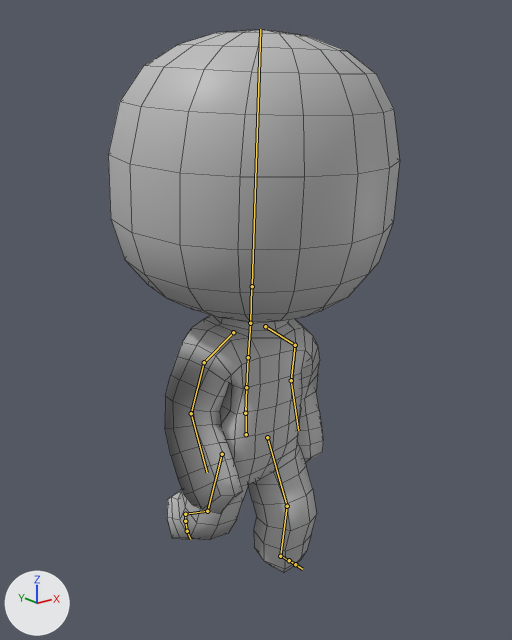
The FBX model Editor/IKRig/WalkingShortStep.fbx: old version first, new version second.
One viewpoint serves both versions: a 50 mm lens placed at (-2.61, -3.38, 3.08), pointed at (0.04, -0.07, 1.75). The lights are fixed; the arrows at lower left show +X, +Y and +Z. The older version comes first. Both versions are drawn at frame 13 of the action 'Baked1'; the numbers are the values there. The bones that change, and the others that lie on the model, are drawn over the model as lines. Mesh edges are drawn as thin lines.

In view in the first picture: 'StickMan'.
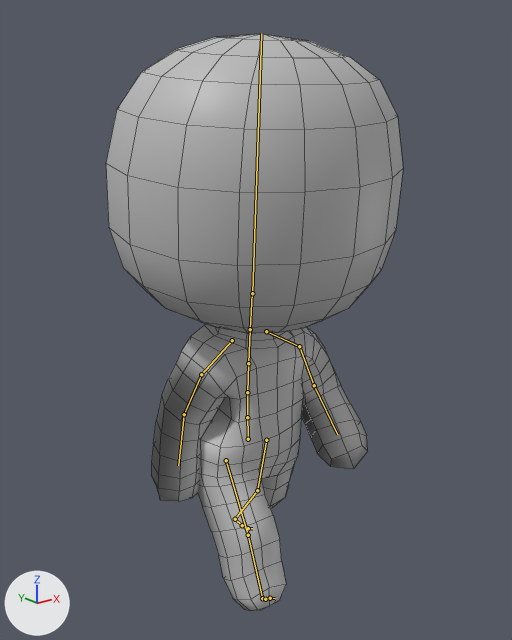
The change, as a diff of the scene's bpy script:
```diff
--- a/Editor/IKRig/WalkingShortStep.fbx.py
+++ b/Editor/IKRig/WalkingShortStep.fbx.py
@@ bone_mixamorig_hips @@
 bone_mixamorig_hips = bpy.data.objects['Armature'].pose.bones['mixamorig:Hips']
-bone_mixamorig_hips.location = (2.3, -4.5, -1.2)
-bone_mixamorig_hips.rotation_quaternion = (1.0, -0.002, -0.013, -0.001)  # degrees (0, -2, 0)
+bone_mixamorig_hips.location = (2.6, -7.3, 0.3)
+bone_mixamorig_hips.rotation_quaternion = (0.999, 0.002, 0.052, 0.012)  # degrees (0, 6, 1)
@@ bone_mixamorig_spine @@
 bone_mixamorig_spine = bpy.data.objects['Armature'].pose.bones['mixamorig:Spine']  # child of 'mixamorig:Hips'
-bone_mixamorig_spine.rotation_quaternion = (1.0, 0.012, 0.002, -0.011)  # degrees (1, 0, -1)
+bone_mixamorig_spine.rotation_quaternion = (1.0, 0.016, -0.016, -0.008)  # degrees (2, -2, -1)
@@ bone_mixamorig_spine1 @@
 bone_mixamorig_spine1 = bpy.data.objects['Armature'].pose.bones['mixamorig:Spine1']  # child of 'mixamorig:Spine'
-bone_mixamorig_spine1.rotation_quaternion = (1.0, 0.008, 0.019, -0.011)  # degrees (1, 2, -1)
+bone_mixamorig_spine1.rotation_quaternion = (1.0, 0.016, -0.021, 0.001)  # degrees (2, -2, 0)
@@ bone_mixamorig_spine2 @@
 bone_mixamorig_spine2 = bpy.data.objects['Armature'].pose.bones['mixamorig:Spine2']  # child of 'mixamorig:Spine1'
-bone_mixamorig_spine2.rotation_quaternion = (1.0, 0.001, 0.019, -0.011)  # degrees (0, 2, -1)
+bone_mixamorig_spine2.rotation_quaternion = (1.0, 0.009, -0.021, 0.001)  # degrees (1, -2, 0)
@@ bone_mixamorig_neck @@
 bone_mixamorig_neck = bpy.data.objects['Armature'].pose.bones['mixamorig:Neck']  # child of 'mixamorig:Spine2'
-bone_mixamorig_neck.rotation_quaternion = (1.0, -0.005, -0.003, 0.023)  # degrees (-1, 0, 3)
+bone_mixamorig_neck.rotation_quaternion = (1.0, -0.002, 0.011, -0.01)  # degrees (0, 1, -1)
@@ bone_mixamorig_head @@
 bone_mixamorig_head = bpy.data.objects['Armature'].pose.bones['mixamorig:Head']  # child of 'mixamorig:Neck'
-bone_mixamorig_head.rotation_quaternion = (1.0, 0.019, -0.015, 0.016)  # degrees (2, -2, 2)
+bone_mixamorig_head.rotation_quaternion = (1.0, 0.008, 0.001, 0.023)  # degrees (1, 0, 3)
@@ bone_mixamorig_leftshoulder @@
 bone_mixamorig_leftshoulder = bpy.data.objects['Armature'].pose.bones['mixamorig:LeftShoulder']  # child of 'mixamorig:Spine2'
-bone_mixamorig_leftshoulder.rotation_quaternion = (0.986, 0.128, 0.052, 0.098)  # degrees (15, 4, 12)
+bone_mixamorig_leftshoulder.rotation_quaternion = (0.987, 0.108, 0.053, 0.106)  # degrees (13, 5, 13)
@@ bone_mixamorig_leftarm @@
 bone_mixamorig_leftarm = bpy.data.objects['Armature'].pose.bones['mixamorig:LeftArm']  # child of 'mixamorig:LeftShoulder'
-bone_mixamorig_leftarm.rotation_quaternion = (0.857, 0.482, 0.011, -0.183)  # degrees (57, 11, -18)
+bone_mixamorig_leftarm.rotation_quaternion = (0.903, 0.429, -0.015, 0.016)  # degrees (51, -2, 1)
@@ bone_mixamorig_leftforearm @@
 bone_mixamorig_leftforearm = bpy.data.objects['Armature'].pose.bones['mixamorig:LeftForeArm']  # child of 'mixamorig:LeftArm'
-bone_mixamorig_leftforearm.rotation_quaternion = (0.952, 0.072, 0.109, 0.277)  # degrees (12, 10, 33)
+bone_mixamorig_leftforearm.rotation_quaternion = (0.905, 0.077, 0.072, 0.413)  # degrees (11, 4, 49)
@@ bone_mixamorig_rightshoulder @@
 bone_mixamorig_rightshoulder = bpy.data.objects['Armature'].pose.bones['mixamorig:RightShoulder']  # child of 'mixamorig:Spine2'
-bone_mixamorig_rightshoulder.rotation_quaternion = (0.992, 0.107, -0.036, -0.059)  # degrees (13, -3, -7)
+bone_mixamorig_rightshoulder.rotation_quaternion = (0.987, 0.154, -0.028, -0.03)  # degrees (18, -3, -4)
@@ bone_mixamorig_rightarm @@
 bone_mixamorig_rightarm = bpy.data.objects['Armature'].pose.bones['mixamorig:RightArm']  # child of 'mixamorig:RightShoulder'
-bone_mixamorig_rightarm.rotation_quaternion = (0.859, 0.511, 0.011, 0.031)  # degrees (61, -1, 4)
+bone_mixamorig_rightarm.rotation_quaternion = (0.858, 0.488, -0.036, 0.157)  # degrees (58, -12, 14)
@@ bone_mixamorig_rightforearm @@
 bone_mixamorig_rightforearm = bpy.data.objects['Armature'].pose.bones['mixamorig:RightForeArm']  # child of 'mixamorig:RightArm'
-bone_mixamorig_rightforearm.rotation_quaternion = (0.933, 0.009, -0.058, -0.354)  # degrees (3, -6, -42)
+bone_mixamorig_rightforearm.rotation_quaternion = (0.978, 0.064, -0.132, -0.147)  # degrees (10, -14, -18)
@@ bone_mixamorig_leftupleg @@
 bone_mixamorig_leftupleg = bpy.data.objects['Armature'].pose.bones['mixamorig:LeftUpLeg']  # child of 'mixamorig:Hips'
-bone_mixamorig_leftupleg.rotation_quaternion = (0.977, 0.203, -0.057, -0.017)  # degrees (24, -6, -3)
+bone_mixamorig_leftupleg.rotation_quaternion = (0.987, -0.138, -0.079, 0.02)  # degrees (-16, -9, 4)
@@ bone_mixamorig_leftleg @@
 bone_mixamorig_leftleg = bpy.data.objects['Armature'].pose.bones['mixamorig:LeftLeg']  # child of 'mixamorig:LeftUpLeg'
-bone_mixamorig_leftleg.rotation_quaternion = (0.965, -0.262, 0.026, -0.007)  # degrees (-30, 3, -2)
+bone_mixamorig_leftleg.rotation_quaternion = (0.974, -0.172, 0.142, -0.032)  # degrees (-21, 15, -7)
@@ bone_mixamorig_leftfoot @@
 bone_mixamorig_leftfoot = bpy.data.objects['Armature'].pose.bones['mixamorig:LeftFoot']  # child of 'mixamorig:LeftLeg'
-bone_mixamorig_leftfoot.rotation_quaternion = (0.998, 0.058, 0.024, 0.0)  # degrees (7, 3, 0)
+bone_mixamorig_leftfoot.rotation_quaternion = (0.984, 0.173, 0.045, 0.003)  # degrees (20, 5, 1)
@@ bone_mixamorig_lefttoebase @@
 bone_mixamorig_lefttoebase = bpy.data.objects['Armature'].pose.bones['mixamorig:LeftToeBase']  # child of 'mixamorig:LeftFoot'
-bone_mixamorig_lefttoebase.rotation_quaternion = (0.999, 0.022, -0.038, 0.023)  # degrees (2, -4, 2)
+bone_mixamorig_lefttoebase.rotation_quaternion = (0.986, 0.159, -0.049, 0.021)  # degrees (18, -6, 1)
@@ bone_mixamorig_rightupleg @@
 bone_mixamorig_rightupleg = bpy.data.objects['Armature'].pose.bones['mixamorig:RightUpLeg']  # child of 'mixamorig:Hips'
-bone_mixamorig_rightupleg.rotation_quaternion = (0.987, -0.126, 0.096, -0.033)  # degrees (-15, 10, -5)
+bone_mixamorig_rightupleg.rotation_quaternion = (0.956, 0.282, 0.08, -0.025)  # degrees (33, 10, 0)
@@ bone_mixamorig_rightleg @@
 bone_mixamorig_rightleg = bpy.data.objects['Armature'].pose.bones['mixamorig:RightLeg']  # child of 'mixamorig:RightUpLeg'
-bone_mixamorig_rightleg.rotation_quaternion = (0.921, -0.389, -0.011, -0.013)  # degrees (-46, -2, -1)
+bone_mixamorig_rightleg.rotation_quaternion = (0.996, -0.086, 0.0, -0.012)  # degrees (-10, 0, -1)
@@ bone_mixamorig_rightfoot @@
 bone_mixamorig_rightfoot = bpy.data.objects['Armature'].pose.bones['mixamorig:RightFoot']  # child of 'mixamorig:RightLeg'
-bone_mixamorig_rightfoot.rotation_quaternion = (0.999, -0.018, -0.035, 0.014)  # degrees (-2, -4, 2)
+bone_mixamorig_rightfoot.rotation_quaternion = (0.998, 0.062, 0.012, -0.002)  # degrees (7, 1, 0)
```

Pixel boxes (x1, y1, x2, y2) of what changed, in the pictures (512 x 640 px):
'StickMan', posed (6% taller): before (108, 29, 400, 572); after (106, 34, 403, 611)
bone 'mixamorig:Hips', root to tip: before (246, 434) to (246, 408); after (248, 439) to (247, 412)
bone 'mixamorig:Spine', root to tip: before (245, 413) to (246, 387); after (247, 417) to (247, 392)
bone 'mixamorig:Spine1', root to tip: before (246, 387) to (248, 357); after (247, 392) to (248, 363)
bone 'mixamorig:Spine2', root to tip: before (248, 357) to (250, 323); after (248, 363) to (250, 329)
bone 'mixamorig:Neck', root to tip: before (250, 323) to (251, 286); after (250, 329) to (252, 293)
bone 'mixamorig:Head', root to tip: before (252, 286) to (260, 29); after (252, 293) to (261, 33)
bone 'mixamorig:LeftShoulder', root to tip: before (265, 326) to (295, 345); after (266, 331) to (299, 346)
bone 'mixamorig:LeftArm', root to tip: before (295, 345) to (291, 380); after (299, 346) to (314, 385)
bone 'mixamorig:LeftForeArm', root to tip: before (291, 380) to (298, 430); after (314, 385) to (337, 434)
bone 'mixamorig:RightShoulder', root to tip: before (233, 332) to (204, 362); after (232, 340) to (201, 374)
bone 'mixamorig:RightArm', root to tip: before (204, 362) to (191, 413); after (201, 374) to (184, 414)
bone 'mixamorig:RightForeArm', root to tip: before (191, 413) to (207, 472); after (184, 414) to (178, 465)
bone 'mixamorig:LeftUpLeg', root to tip: before (267, 437) to (287, 506); after (266, 440) to (257, 490)
bone 'mixamorig:LeftLeg', root to tip: before (287, 506) to (280, 556); after (257, 490) to (235, 519)
bone 'mixamorig:LeftFoot', root to tip: before (280, 556) to (289, 560); after (235, 519) to (242, 525)
bone 'mixamorig:LeftToeBase', root to tip: before (289, 560) to (295, 564); after (242, 525) to (248, 528)
bone 'mixamorig:RightUpLeg', root to tip: before (222, 454) to (207, 511); after (226, 460) to (248, 535)
bone 'mixamorig:RightLeg', root to tip: before (207, 511) to (185, 514); after (248, 535) to (262, 598)
bone 'mixamorig:RightFoot', root to tip: before (185, 514) to (185, 521); after (262, 598) to (265, 599)
